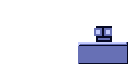
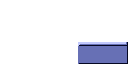
Revision of a layered 128x64 image; what changed, layer by layer:
removed layer "Layer 1" over [94, 26, 112, 42]
